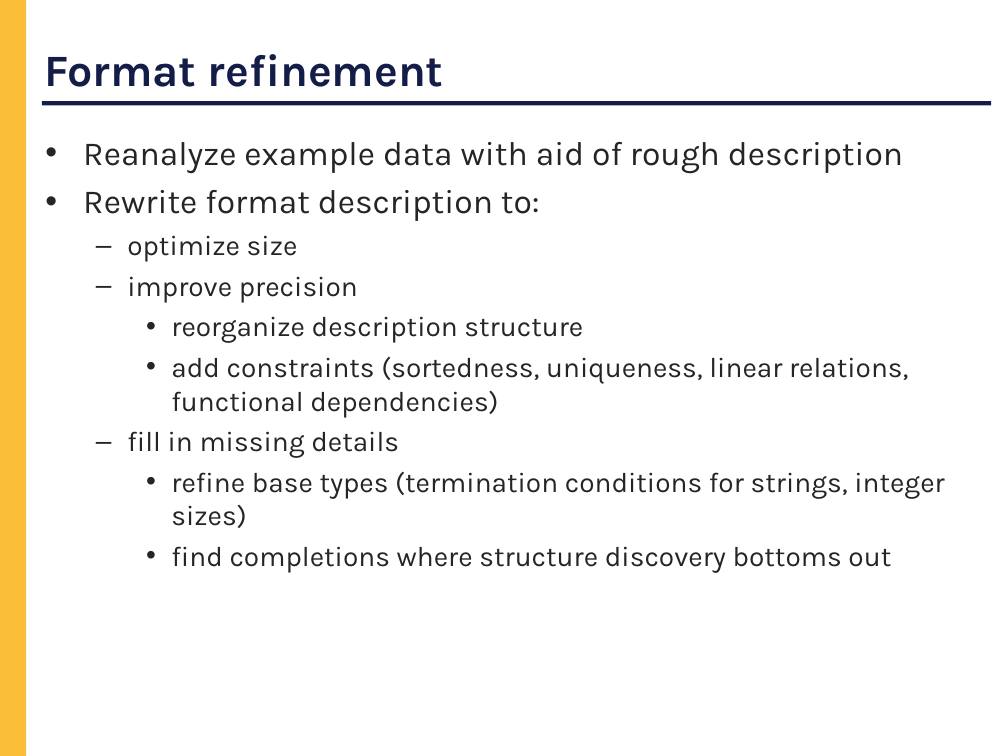
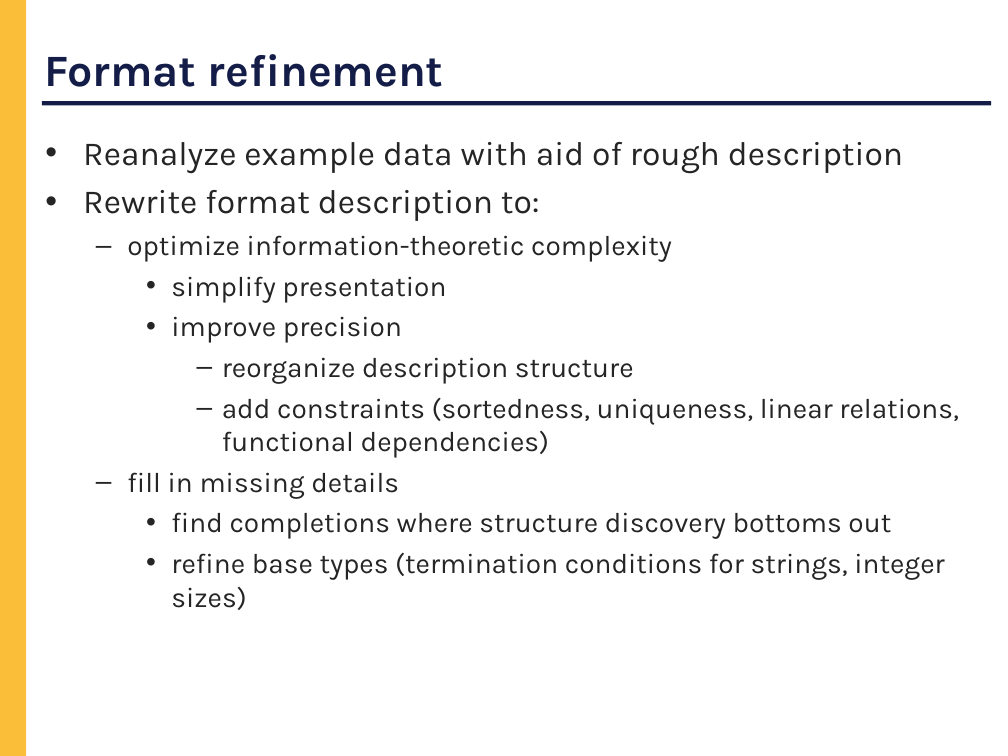
Before and after one commit to cornell-pl/forest, a slide deck: slide 26 of pads/Notes/DARPA/Kickoff.ppt (slide 27 before the commit). Drawn at 1008x756 pixels with LibreOffice and Linux fonts; fonts in the diff are those of the drawing. Boxes give left, top, right and bottom in pixels: in the first picture for what was removed or moved away, otherwise in the second. Text is boxed around its words. In the diff, an @@ line names an element or a change of style, - is before the commit and + after.

```diff
--- a/pads/Notes/DARPA/Kickoff.ppt
+++ b/pads/Notes/DARPA/Kickoff.ppt
@@ text at bbox=[127, 235, 672, 303]: text changed @@
-  – optimize size
+  – optimize information-theoretic complexity
+    • simplify presentation
@@ text at bbox=[171, 316, 958, 458]: bullet – to •; list level 2 to 3 in "improve precision"; bullet • to –; list level 3 to 4 in "reorganize description structure"; list level 3 to 4 in "add constraints (sortedness, uniqueness, linear ..." @@
@@ text at bbox=[171, 512, 891, 539]: paragraph added @@
+    • find completions where structure discovery bottoms out
@@ text at bbox=[171, 546, 891, 573]: paragraph removed @@
-    • find completions where structure discovery bottoms out
```
Also in this commit, not shown: 10 other slides changed, 3 slides added, 3 slides removed.
